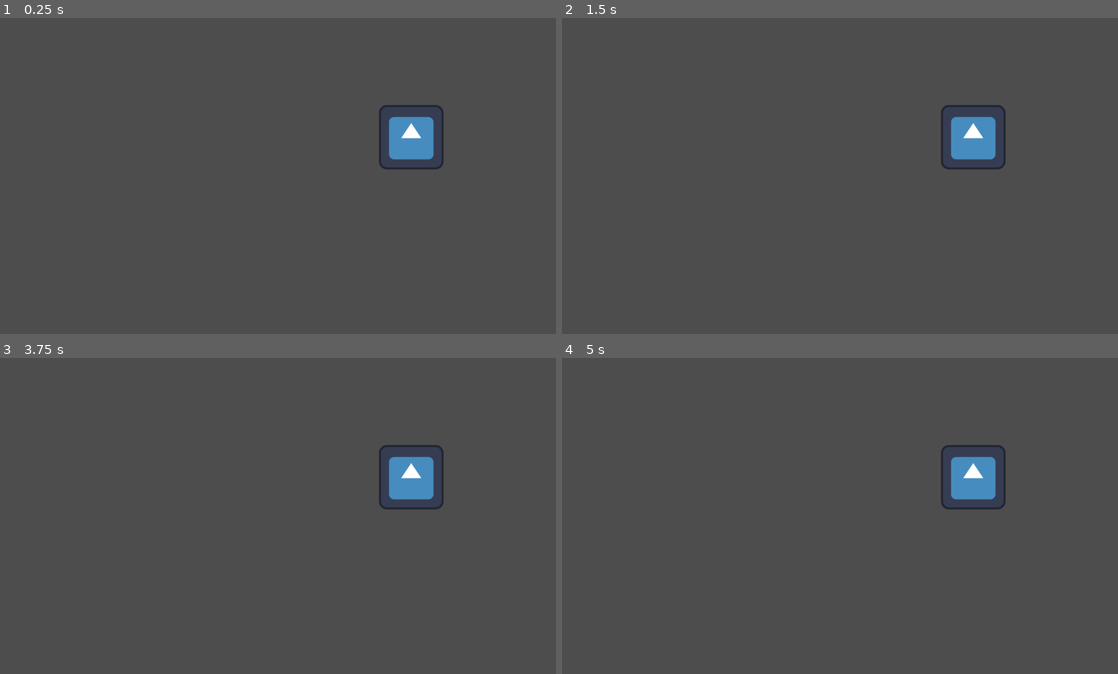
Above: before the commit, frames 1-4 (two rows, left to right).
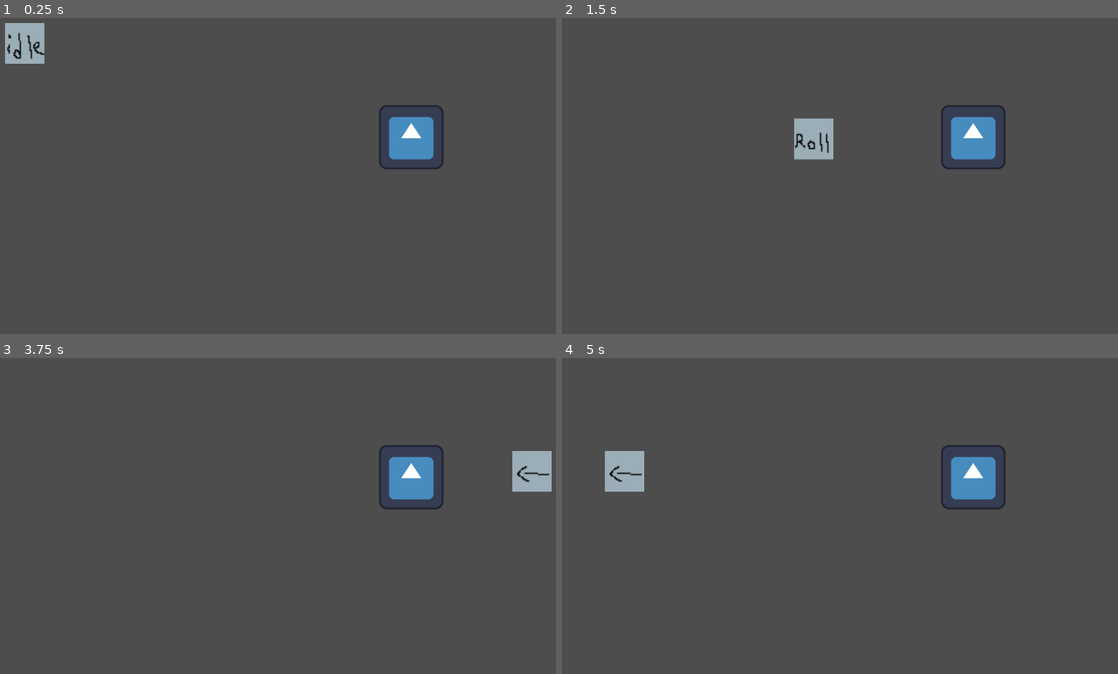
Above: after the commit, the same moments.

Repository: xern0/SleepyShrimpStudios-ChemicalCleanse
Game: Godot game, scene res://world.tscn
Two runs of this game, one before a commit and one after it. Both use one fixed random seed, a clock stepped at 60 frames per second and the inputs below. This scene is started directly instead of the project's main scene. The engine's default icon, where the game draws it, is replaced by a stand-in: a white triangle on a blue panel in a dark square.
Inputs:
- Up to frame 1 (0.25 s): no input
- Up to frame 2 (1.5 s): tap Enter at 0.5 s; hold D (right) 0.53-1.28 s; hold E (interact, bound only after the commit) 0.53-1.28 s; hold S (down) from 1.28 s (still down); tap Space (roll) at 1.35 s
- Up to frame 3 (3.75 s): tap E (interact, bound only after the commit) at 1.55, 2.3, 2.85 s; release S (down) at 2.03 s; hold D (right) 2.03-2.78 s; hold Shift (run) 2.03-2.78 s; tap Space (roll) at 2.75 s; hold W (up) 2.78-3.53 s; tap Enter at 3.5 s; hold A (left) from 3.53 s (still down); hold E (interact, bound only after the commit) from 3.53 s (still down)
- Up to frame 4 (5 s): keep holding A (left); release E (interact, bound only after the commit) at 4.28 s; tap Space (roll) at 4.35 s; tap E (interact, bound only after the commit) at 4.55 s

The runs differ from the first frame. In frame 1, 0.9% of the frame differs, in the area x 0-8%, y 1-15%; in frame 2, 0.9%; in frame 3, 0.9%; in frame 4, 0.9%, in the area x 7-15%, y 29-43%.

Commit message:
changed the script from fred

Diff:
--- a/chemical-cleanse/fred.tscn
+++ b/chemical-cleanse/fred.tscn
@@ -1,9 +1,10 @@
-[gd_scene load_steps=7 format=3 uid="uid://cyxnni35dh6b"]
+[gd_scene load_steps=8 format=3 uid="uid://cyxnni35dh6b"]
 
+[ext_resource type="Script" uid="uid://xsfsqachvkxv" path="res://character_body_2d.gd" id="1_6nlm4"]
 [ext_resource type="Texture2D" uid="uid://2moox4unp1jl" path="res://assets/player temp idle.png" id="1_362cg"]
-[ext_resource type="Script" uid="uid://xsfsqachvkxv" path="res://character_body_2d.gd" id="1_uoe1y"]
 [ext_resource type="Texture2D" uid="uid://rognx6bw0y7o" path="res://assets/player temp roll.png" id="3_nrkb6"]
 [ext_resource type="PackedScene" uid="uid://k1pxhnymcnwl" path="res://hurtbox.tscn" id="4_bwymb"]
+[ext_resource type="PackedScene" uid="uid://bqe0iglop35ik" path="res://Interact_ font.tscn" id="5_6nlm4"]
 
 [sub_resource type="RectangleShape2D" id="RectangleShape2D_uoe1y"]
 size = Vector2(68, 72)
@@ -41,4 +42,6 @@
 position = Vector2(23.25, 24.75)
 shape = SubResource("RectangleShape2D_6nlm4")
 
+[node name="InteractableComponent" parent="." instance=ExtResource("5_6nlm4")]
+
 [connection signal="timeout" from="timer" to="." method="_on_timer_timeout"]
--- a/chemical-cleanse/project.godot
+++ b/chemical-cleanse/project.godot
@@ -47,3 +47,13 @@
 "events": [Object(InputEventKey,"resource_local_to_scene":false,"resource_name":"","device":-1,"window_id":0,"alt_press …(195 unchanged characters)…
 ]
 }
+interact={
+"deadzone": 0.2,
+"events": [Object(InputEventKey,"resource_local_to_scene":false,"resource_name":"","device":-1,"window_id":0,"alt_pressed":false,"shift_pressed":false,"ctrl_pressed":false,"meta_pressed":false,"pressed":false,"keycode":0,"physical_keycode":69,"key_label":0,"unicode":101,"location":0,"echo":false,"script":null)
+]
+}
+
+[layer_names]
+
+2d_physics/layer_1="world"
+2d_physics/layer_2="interactions"
--- a/chemical-cleanse/world.tscn
+++ b/chemical-cleanse/world.tscn
@@ -1,14 +1,13 @@
 [gd_scene load_steps=4 format=3 uid="uid://bq85y4obpv0x"]
 
-[ext_resource type="PackedScene" uid="uid://cdynt4vn22uu4" path="res://player.tscn" id="1_fj7yv"]
+[ext_resource type="PackedScene" uid="uid://cyxnni35dh6b" path="res://fred.tscn" id="1_fj7yv"]
 [ext_resource type="Script" uid="uid://cddyr5w7850h6" path="res://world.gd" id="1_tlwt5"]
 [ext_resource type="PackedScene" uid="uid://cv15lqh043voh" path="res://bottle.tscn" id="2_tlwt5"]
 
 [node name="World" type="Node2D"]
 script = ExtResource("1_tlwt5")
 
-[node name="player" parent="." instance=ExtResource("1_fj7yv")]
-position = Vector2(553, 301)
-
 [node name="Bottle" parent="." instance=ExtResource("2_tlwt5")]
 position = Vector2(858, 257)
+
+[node name="fred" parent="." instance=ExtResource("1_fj7yv")]
Not shown: 1 places in chemical-cleanse/fred.tscn that only renumber resources
